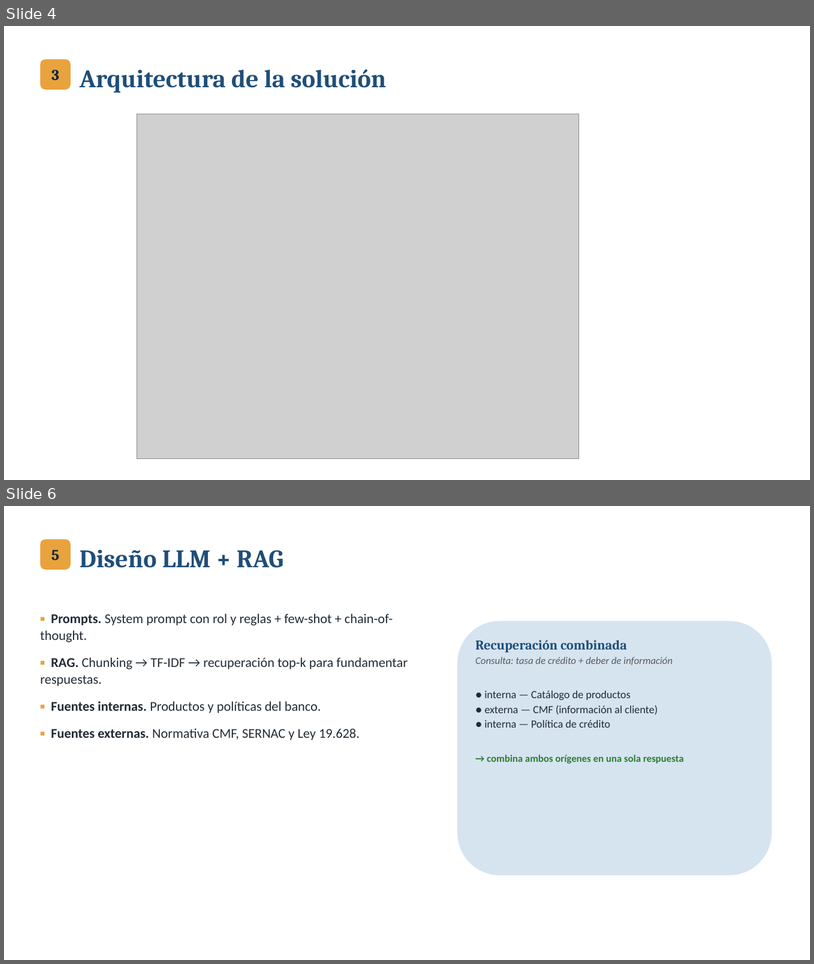
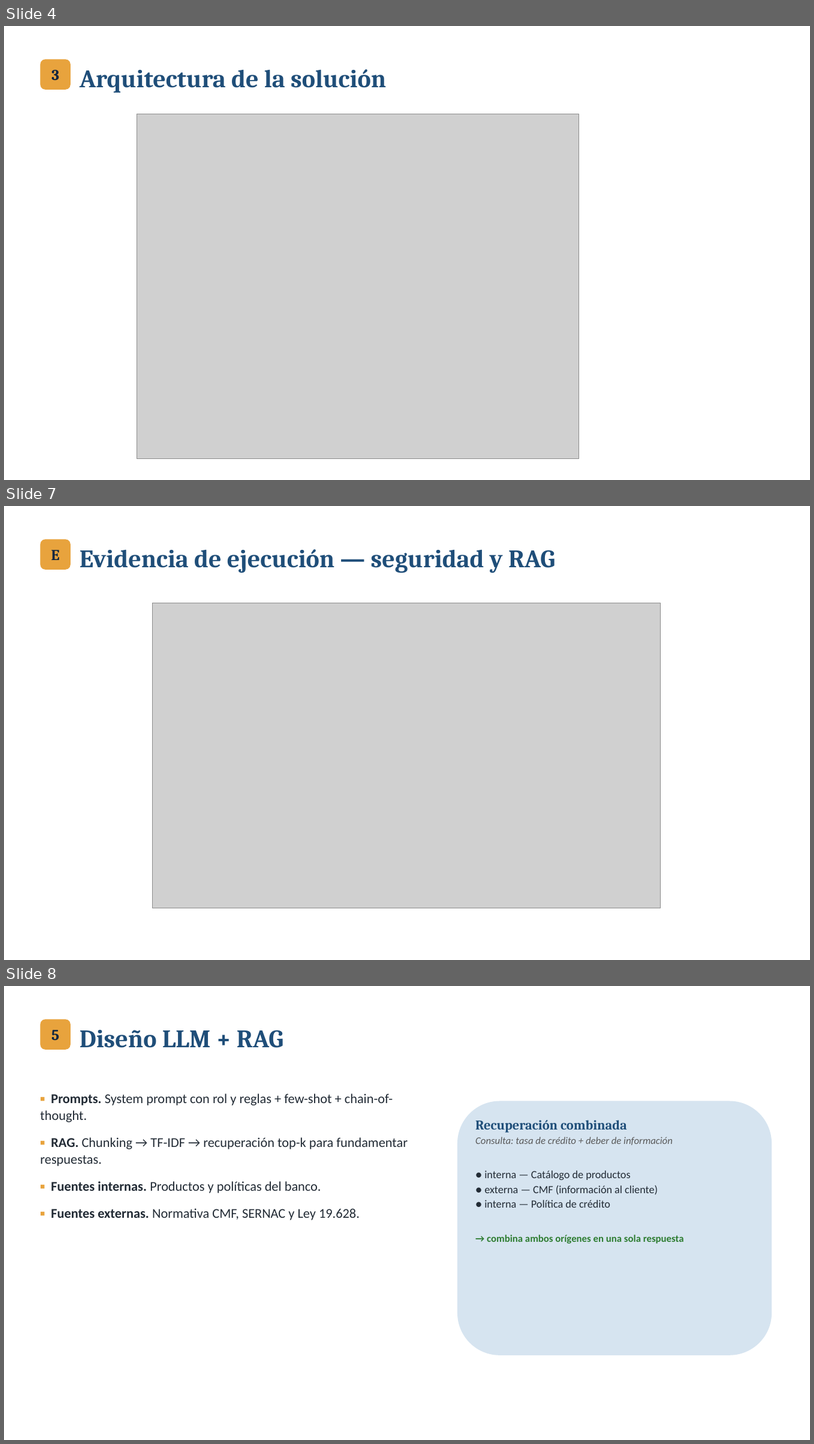
Before and after one commit to rogrosas/Ingenier-a-de-Soluciones-con-Inteligencia-Artificial, a slide deck: entrega/EFT_Presentacion_Defensa.pptx. Shown one above the other, each under a label of ours: slides 4 and 6 before the commit, slides 4, 7 and 8 after it; the slides between them are not shown. The pictures are 814x964 and 814x1444 pixels, drawn with LibreOffice and Linux fonts; fonts in the diff are those of the drawing; grey boxes stand for pictures. Boxes give left, top, right and bottom in pixels: in the first picture for what was removed or moved away, otherwise in the second. Text is boxed around its words. In the diff, an @@ line names an element or a change of style, - is before the commit and + after.

```diff
--- a/entrega/EFT_Presentacion_Defensa.pptx
+++ b/entrega/EFT_Presentacion_Defensa.pptx
@@ slide 7 added at (4, 506, 810, 960), background #FFFFFF @@
@@ rounded rectangle added at (40, 539, 71, 570), fill #E8A33D @@
@@ text added at (51, 550, 60, 560), 18 pt, text #0F2540, bold @@
+E
@@ text added at (80, 549, 555, 573), 30 pt, text #1F4E79, bold @@
+Evidencia de ejecución — seguridad y RAG
@@ picture added at (153, 603, 661, 907) @@
@@ what was slide 6 is now slide 8 @@
```
Also in this commit, not shown: 1 slide changed, 1 other slide added, 1 other file.
